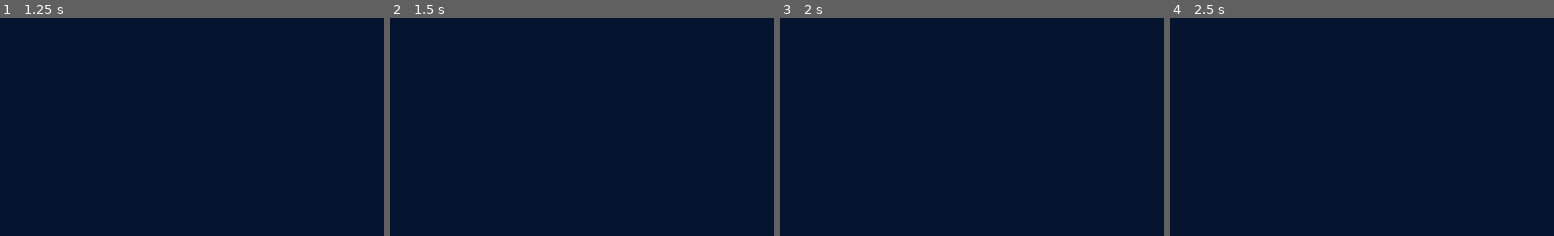
Above: before the commit, frames 1-4 (left to right).
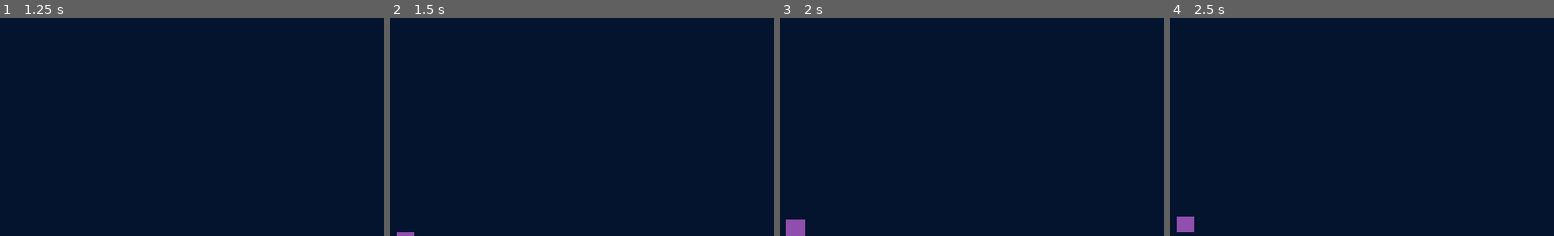
Above: after the commit, the same moments.

Repository: ketr4x/Motion
Game: Godot game, scene res://scenes/game.tscn
Same seed, same stepped clock (60 frames per second), same inputs: the game is played once before the commit and once after it. This scene is started directly instead of the project's main scene.
Inputs (mouse positions are % of the whole screen's width and height, from its top left):
- Up to frame 1 (1.25 s): tap Enter at 0.5 s; move the mouse to (72, 45) at 0.52 s; hold D (right) from 0.53 s (still down); tap Alt at 0.6 s; click (72, 45) at 0.67 s
- Up to frame 2 (1.5 s): tap Space at 1.25 s; move the mouse to (29, 55) at 1.27 s; release D (right) at 1.28 s; hold S from 1.28 s (still down); tap Shift at 1.35 s
- Up to frame 3 (2 s): keep holding S
- Up to frame 4 (2.5 s): tap Enter at 2 s; move the mouse to (60, 28) at 2.02 s; release S at 2.03 s; hold D (right) from 2.03 s (still down); hold E from 2.03 s (still down)
The pictures show only the part of the screen within x 0-50%, y 50-100%; the shares and areas given below are measured in that part.

Frame 1 is identical in both runs. In frame 2, less than 0.1% of the frame differs, in the area x 1-7%, y 98-100%; in frame 3, 0.4%, in the area x 1-7%, y 92-100%; in frame 4, 0.3%.

Commit message:
feat: add jellyfish entity with stun mechanics

Diff:
--- a/scenes/game.tscn
+++ b/scenes/game.tscn
@@ -29,7 +29,7 @@
 script = ExtResource("1_e2o6t")
 
 [node name="MultiplayerSpawner" type="MultiplayerSpawner" parent="." unique_id=902365000]
-_spawnable_scenes = PackedStringArray("uid://df5s7hsk8vswp", "uid://cspiketscn", "uid://coxyspottscn", "uid://cshoaltscn")
+_spawnable_scenes = PackedStringArray("uid://df5s7hsk8vswp", "uid://cspiketscn", "uid://cjellyfishtscn", "uid://coxyspottscn", "uid://cshoaltscn")
 spawn_path = NodePath("..")
 
 [node name="SpawnPoint1" type="Node2D" parent="." unique_id=668066246]
--- /dev/null
+++ b/scenes/jellyfish.tscn
@@ -0,0 +1,31 @@
+[gd_scene format=3 uid="uid://dxt2rc10qy5w4"]
+
+[ext_resource type="Script" path="res://scripts/jellyfish.gd" id="1_jelly"]
+
+[sub_resource type="CanvasTexture" id="CanvasTexture_jelly"]
+
+[sub_resource type="CapsuleShape2D" id="CapsuleShape2D_jelly"]
+radius = 12.0
+height = 36.0
+
+[sub_resource type="SceneReplicationConfig" id="SceneReplicationConfig_jelly"]
+properties/0/path = NodePath(".:position")
+properties/0/spawn = true
+properties/0/replication_mode = 1
+
+[node name="Jellyfish" type="Area2D"]
+collision_layer = 4
+collision_mask = 2
+script = ExtResource("1_jelly")
+
+[node name="Sprite2D" type="Sprite2D" parent="."]
+self_modulate = Color(0.8, 0.4, 0.9, 0.7)
+scale = Vector2(24, 24)
+texture = SubResource("CanvasTexture_jelly")
+
+[node name="CollisionShape2D" type="CollisionShape2D" parent="."]
+position = Vector2(0, 4)
+shape = SubResource("CapsuleShape2D_jelly")
+
+[node name="MultiplayerSynchronizer" type="MultiplayerSynchronizer" parent="."]
+replication_config = SubResource("SceneReplicationConfig_jelly")
--- a/scenes/player.tscn
+++ b/scenes/player.tscn
@@ -22,6 +22,9 @@
 properties/4/path = NodePath(".:is_suffocating")
 properties/4/spawn = true
 properties/4/replication_mode = 1
+properties/5/path = NodePath(".:is_stunned")
+properties/5/spawn = true
+properties/5/replication_mode = 1
 
 [node name="Player" type="CharacterBody2D" unique_id=200000000]
 collision_layer = 2
--- /dev/null
+++ b/scripts/jellyfish.gd
@@ -0,0 +1,28 @@
+extends Area2D
+
+@export var stun_duration: float = 1.8
+@export var speed: float = 30.0
+@export var float_range: float = 30.0
+
+var spawn_y: float = 0.0
+var time_passed: float = 0.0
+
+func _ready() -> void:
+	body_entered.connect(_on_body_entered)
+	spawn_y = position.y
+	time_passed = randf_range(0.0, 10.0)
+
+func _process(delta: float) -> void:
+	time_passed += delta
+
+	if multiplayer.is_server():
+		position.y = spawn_y + sin(time_passed * 1.5) * float_range
+
+	if has_node("Sprite2D"):
+		var sprite = $Sprite2D
+		var pulse_scale = 1.0 + sin(time_passed * 3.0) * 0.15
+		sprite.scale = Vector2(24.0, 24.0) * pulse_scale
+
+func _on_body_entered(body: Node2D) -> void:
+	if body.is_multiplayer_authority() and body.has_method("shock"):
+		body.shock(stun_duration)
--- a/scripts/level_generator.gd
+++ b/scripts/level_generator.gd
@@ -1,6 +1,7 @@
 extends Node2D
 
 @export var spike_scene: PackedScene = preload("res://scenes/spike.tscn")
+@export var jellyfish_scene: PackedScene = preload("res://scenes/jellyfish.tscn")
 @export var oxygen_spot_scene: PackedScene = preload("res://scenes/oxygen_spot.tscn")
 
 @export var start_depth: float = 300.0
@@ -35,10 +36,16 @@
 
 			if not too_close:
 				spawned_x_positions.append(obstacle_x)
-				var spike = spike_scene.instantiate()
-				spike.position = Vector2(obstacle_x, current_depth)
-				spike.name = "Spike_" + str(int(current_depth)) + "_" + str(i)
-				get_parent().add_child(spike)
+				var obstacle
+				if rng.randf() < 0.4:
+					obstacle = jellyfish_scene.instantiate()
+					obstacle.name = "Jellyfish_" + str(int(current_depth)) + "_" + str(i)
+				else:
+					obstacle = spike_scene.instantiate()
+					obstacle.name = "Spike_" + str(int(current_depth)) + "_" + str(i)
+
+				obstacle.position = Vector2(obstacle_x, current_depth)
+				get_parent().add_child(obstacle)
 
 		oxygen_spawn_counter += 1
 		if oxygen_spawn_counter >= 3:
--- a/scripts/player.gd
+++ b/scripts/player.gd
@@ -14,6 +14,10 @@
 var is_suffocating: bool = false
 var suffocate_time_left: float = 5.0
 var original_color: Color = Color.WHITE
+
+var is_stunned: bool = false
+var stun_time_left: float = 0.0
+@export var stun_oxygen_depletion_multiplier: float = 3.0
 
 @export var dash_speed: float = 380.0
 @export var dash_duration: float = 0.22
@@ -61,6 +65,11 @@
 			is_suffocating = false
 			die()
 			return
+
+	if is_stunned:
+		stun_time_left -= delta
+		if stun_time_left <= 0.0:
+			is_stunned = false
 
 	if dash_cooldown_timer > 0.0:
 		dash_cooldown_timer -= delta
@@ -78,22 +87,23 @@
 
 	var input_dir = Vector2.ZERO
 
-	if Input.is_action_pressed("left") or Input.is_key_pressed(KEY_A) or Input.is_key_pressed(KEY_LEFT):
-		input_dir.x = -1
-	if Input.is_action_pressed("right") or Input.is_key_pressed(KEY_D) or Input.is_key_pressed(KEY_RIGHT):
-		input_dir.x = 1
-	if Input.is_key_pressed(KEY_W) or Input.is_key_pressed(KEY_UP):
-		input_dir.y = -1
-	if Input.is_key_pressed(KEY_S) or Input.is_key_pressed(KEY_DOWN):
-		input_dir.y = 1
-
-	input_dir = input_dir.normalized()
+	if not is_stunned:
+		if Input.is_action_pressed("left") or Input.is_key_pressed(KEY_A) or Input.is_key_pressed(KEY_LEFT):
+			input_dir.x = -1
+		if Input.is_action_pressed("right") or Input.is_key_pressed(KEY_D) or Input.is_key_pressed(KEY_RIGHT):
+			input_dir.x = 1
+		if Input.is_key_pressed(KEY_W) or Input.is_key_pressed(KEY_UP):
+			input_dir.y = -1
+		if Input.is_key_pressed(KEY_S) or Input.is_key_pressed(KEY_DOWN):
+			input_dir.y = 1
+
+		input_dir = input_dir.normalized()
 
 	var is_shift_pressed = Input.is_key_pressed(KEY_SHIFT)
 	var just_pressed_shift = is_shift_pressed and not was_shift_pressed
 	was_shift_pressed = is_shift_pressed
 
-	if just_pressed_shift and dash_cooldown_timer <= 0.0:
+	if just_pressed_shift and dash_cooldown_timer <= 0.0 and not is_stunned:
 		var d_dir = input_dir
 		if d_dir == Vector2.ZERO:
 			d_dir = Vector2.LEFT if sprite.flip_h else Vector2.RIGHT
@@ -139,7 +149,10 @@
 					teammate.receive_shared_oxygen.rpc_id(other_peer_id, 30.0, multiplayer.get_unique_id())
 
 	if is_multiplayer_authority() and oxygen > 0:
-		oxygen -= depletion_rate * delta
+		var current_depletion = depletion_rate
+		if is_stunned:
+			current_depletion *= stun_oxygen_depletion_multiplier
+		oxygen -= current_depletion * delta
 		if oxygen <= 0:
 			oxygen = 0
 			start_suffocating()
@@ -177,6 +190,8 @@
 	oxygen = max_oxygen
 	is_suffocating = false
 	is_dashing = false
+	is_stunned = false
+	stun_time_left = 0.0
 	suffocate_time_left = 5.0
 	dash_timer = 0.0
 	dash_cooldown_timer = 0.0
@@ -208,6 +223,9 @@
 	if is_suffocating and not is_dead:
 		var pulse = (sin(Time.get_ticks_msec() * 0.015) + 1.0) * 0.5
 		sprite.self_modulate = original_color.lerp(Color(0.9, 0.1, 0.1), pulse)
+	elif is_stunned and not is_dead:
+		var pulse = (sin(Time.get_ticks_msec() * 0.04) + 1.0) * 0.5
+		sprite.self_modulate = original_color.lerp(Color(1.0, 1.0, 0.2), pulse)
 	else:
 		sprite.self_modulate = original_color
 
@@ -251,3 +269,13 @@
 func deduct_oxygen(amount: float) -> void:
 	if is_multiplayer_authority():
 		oxygen = max(0.0, oxygen - amount)
+
+@rpc("any_peer", "call_local", "reliable")
+func shock(duration: float) -> void:
+	if is_dead:
+		return
+	is_stunned = true
+	stun_time_left = max(stun_time_left, duration)
+	is_dashing = false
+	velocity = Vector2.ZERO
+	print(name, " was shocked!")
Not shown, added: scripts/jellyfish.gd.uid
